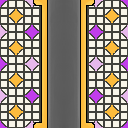
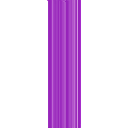
Comparing the layer stacks of the two (128, 128) images. Changes:
showed "115" over [48, 0, 81, 115]
showed "116" over [48, 0, 81, 116]
showed "117" over [48, 0, 81, 117]
showed "118" over [48, 0, 81, 118]
showed "119" over [48, 0, 81, 119]
showed "120" over [48, 0, 81, 120]
showed "121" over [48, 0, 81, 121]
showed "122" over [48, 0, 81, 122]
showed "123" over [48, 0, 81, 123]
showed "124" over [48, 0, 81, 124]
showed "125" over [48, 0, 81, 125]
showed "126" over [48, 0, 81, 126]
showed "127" over [48, 0, 81, 127]
showed "128" over [48, 0, 81, 128]
showed "129" over [48, 0, 81, 128]
showed "130" over [48, 0, 81, 128]
showed "131" over [48, 0, 81, 128]
showed "132" over [48, 0, 81, 128]
showed "133" over [48, 0, 81, 128]
showed "134" over [48, 0, 81, 128]
showed "135" over [48, 0, 81, 128]
showed "136 complete" over [48, 0, 81, 128]
removed layer "Longways Pipe" over [33, 0, 95, 128]
removed layer "Background" over [0, 0, 128, 128]
…and 113 more changes (113 visibility)
